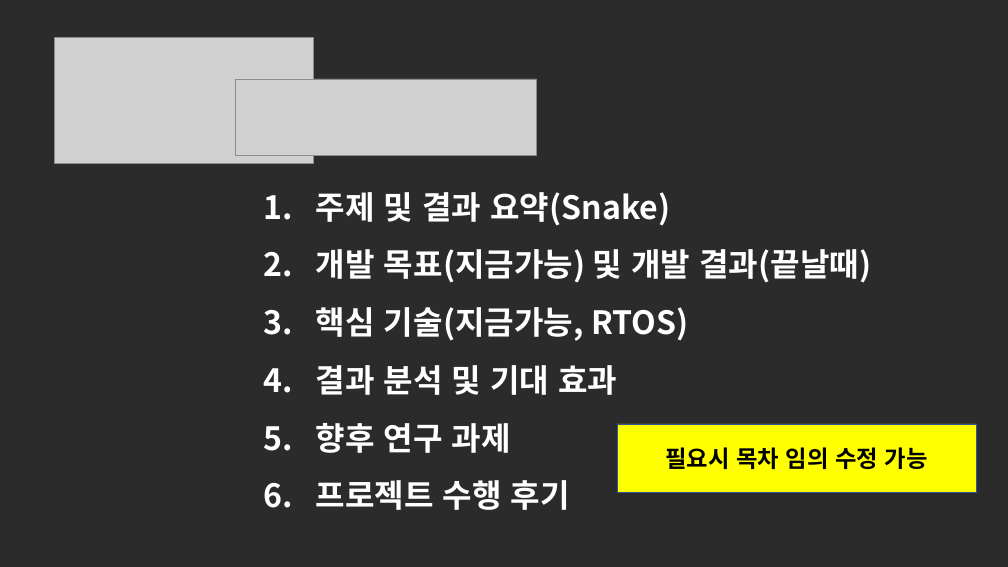
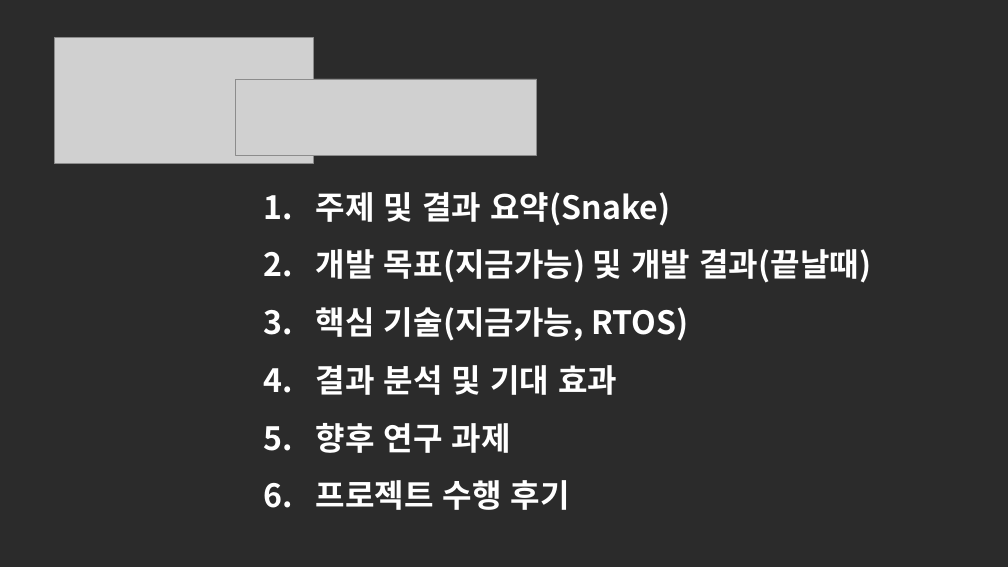
Before and after one commit to plat320/SWBootCamp7, a slide deck: slide 2 of Report/부트캠프_07기_01반_결과보고서(1팀).pptx. Drawn at 1008x567 pixels with LibreOffice and Linux fonts; fonts in the diff are those of the drawing; grey boxes stand for pictures; background and template pictures are left out; a plain dark background stands for a picture behind light text. Boxes give left, top, right and bottom in pixels: in the first picture for what was removed or moved away, otherwise in the second. Text is boxed around its words. In the diff, an @@ line names an element or a change of style, - is before the commit and + after.

```diff
--- a/Report/부트캠프_07기_01반_결과보고서(1팀).pptx
+++ b/Report/부트캠프_07기_01반_결과보고서(1팀).pptx
@@ rectangle removed at <box>617,424,976,492</box> @@
-필요시 목차 임의 수정 가능
```
Also in this commit, not shown: 1 other slide changed, 16 other files.
